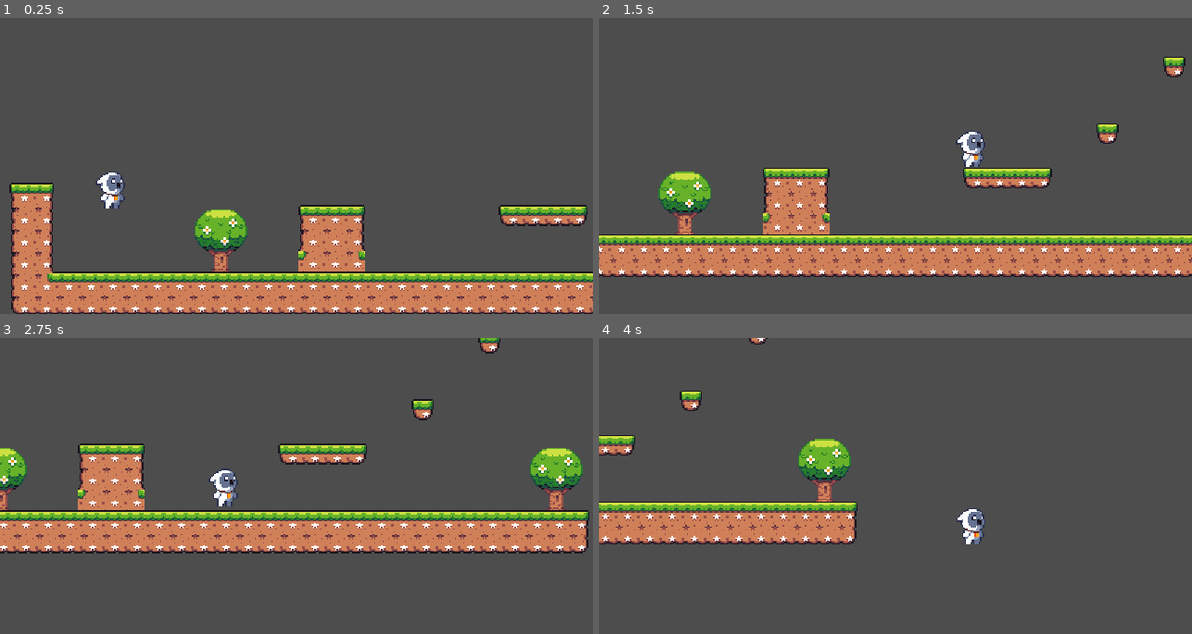
Above: before the commit, frames 1-4 (two rows, left to right).
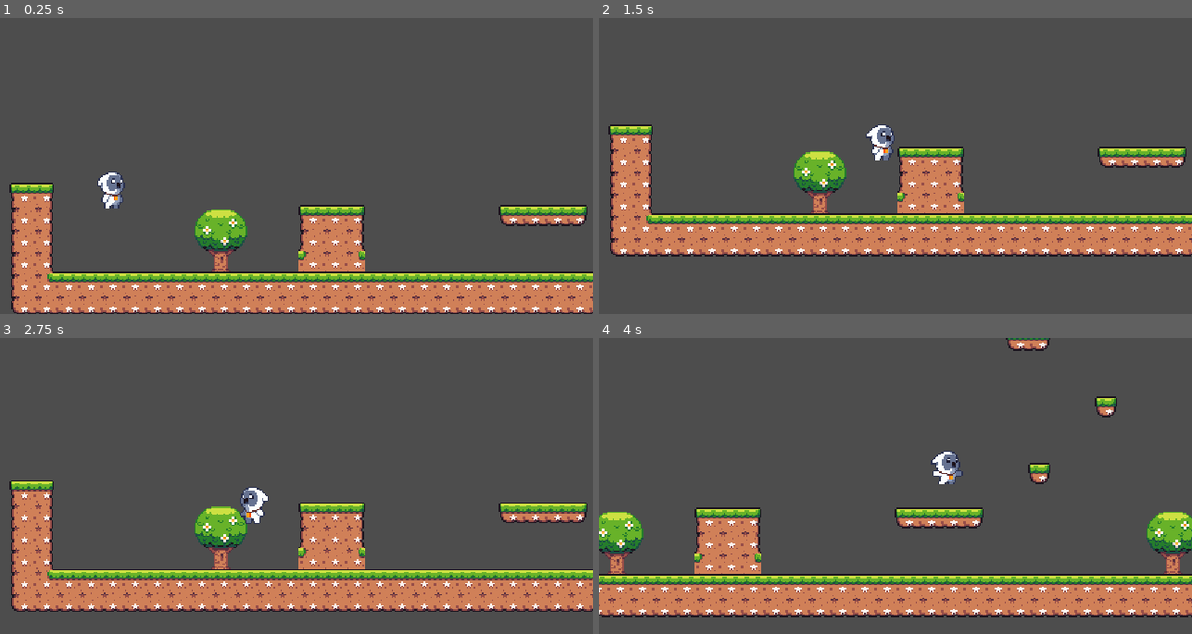
Above: after the commit, the same moments.

Repository: kaaztro/repositorio-KP
Game: Godot game, scene res://Cena Teste 2D.tscn
Two runs of this game, one before a commit and one after it. Both use one fixed random seed, a clock stepped at 60 frames per second and the inputs below. The project has no main scene, so this scene is started directly.
Inputs:
- Up to frame 1 (0.25 s): no input
- Up to frame 2 (1.5 s): tap Enter (ui_accept) at 0.5, 0.6, 0.77, 1.07, 1.35 s; hold D (ui_right) from 0.53 s (still down)
- Up to frame 3 (2.75 s): tap Enter (ui_accept) at 1.52, 1.82, 2.1 s; release D (ui_right) at 2.03 s; hold A (ui_left) from 2.03 s (still down)
- Up to frame 4 (4 s): release A (ui_left) at 2.78 s; hold D (ui_right) from 2.78 s (still down); tap Enter (ui_accept) at 2.85, 3.02, 3.32, 3.6, 3.77 s

The runs differ from the first frame. In frame 1, less than 0.1% of the frame differs, in the area x 16-22%, y 54-64%; in frame 2, 30%; in frame 3, 36%, in the area x 0-100%, y 0-93%; in frame 4, 27%.

Commit message:
Animações de pulo e movimento
Adicionadas movimentações de pulo e movimento. Script player.gs chama  as animações ao movimentar.
Animação prioritária corrige de volta para a animação IDLE quando o player parar de se mover ou não estiver mais pulando.

Diff:
--- a/novo-projeto-teste-pedrones/Cena Teste 2D.tscn
+++ b/novo-projeto-teste-pedrones/Cena Teste 2D.tscn
@@ -9,7 +9,7 @@
 3:1/0 = 0
 3:1/0/physics_layer_0/polygon_0/points = PackedVector2Array(-8, -8, 8, -8, 8, 8, -8, 8)
 4:1/0 = 0
-4:1/0/physics_layer_0/polygon_0/points = PackedVector2Array(-8, -8, 8, -8, 8, 8, -8, 8)
+4:1/0/physics_layer_0/polygon_0/points = PackedVector2Array(-8, -4.3166084, 8, -4.6763268, 8, 8, -8, 8)
 5:1/0 = 0
 5:1/0/physics_layer_0/polygon_0/points = PackedVector2Array(-8, -8, 8, -8, 8, 8, -8, 8)
 11:1/0 = 0
--- a/novo-projeto-teste-pedrones/actors/player.tscn
+++ b/novo-projeto-teste-pedrones/actors/player.tscn
@@ -1,7 +1,11 @@
-[gd_scene load_steps=9 format=3 uid="uid://bp4ehvky5g06h"]
+[gd_scene load_steps=25 format=3 uid="uid://bp4ehvky5g06h"]
 
 [ext_resource type="Script" uid="uid://bg135o4q6nw5u" path="res://scripts/player.gd" id="1_mvpqy"]
 [ext_resource type="Texture2D" uid="uid://dye83uxl3vrpf" path="res://assets/pixel-art-tiny-hero-sprites/Owlet_Monster/Owlet_Monster_Idle_4.png" id="2_1yqc4"]
+[ext_resource type="Texture2D" uid="uid://cqfn47ekcwxu4" path="res://assets/pixel-art-tiny-hero-sprites/Owlet_Monster/Owlet_Monster_Jump_8.png" id="3_esgq3"]
+[ext_resource type="Texture2D" uid="uid://c57fida4vyftf" path="res://assets/pixel-art-tiny-hero-sprites/Owlet_Monster/Owlet_Monster_Run_6.png" id="4_kjkj0"]
+
+[sub_resource type="CapsuleShape2D" id="CapsuleShape2D_i8157"]
 
 [sub_resource type="AtlasTexture" id="AtlasTexture_mqg5i"]
 atlas = ExtResource("2_1yqc4")
@@ -18,6 +22,62 @@
 [sub_resource type="AtlasTexture" id="AtlasTexture_1s3io"]
 atlas = ExtResource("2_1yqc4")
 region = Rect2(96, 0, 32, 32)
+
+[sub_resource type="AtlasTexture" id="AtlasTexture_esgq3"]
+atlas = ExtResource("3_esgq3")
+region = Rect2(0, 0, 32, 32)
+
+[sub_resource type="AtlasTexture" id="AtlasTexture_kjkj0"]
+atlas = ExtResource("3_esgq3")
+region = Rect2(32, 0, 32, 32)
+
+[sub_resource type="AtlasTexture" id="AtlasTexture_tue77"]
+atlas = ExtResource("3_esgq3")
+region = Rect2(64, 0, 32, 32)
+
+[sub_resource type="AtlasTexture" id="AtlasTexture_33vod"]
+atlas = ExtResource("3_esgq3")
+region = Rect2(96, 0, 32, 32)
+
+[sub_resource type="AtlasTexture" id="AtlasTexture_er1rk"]
+atlas = ExtResource("3_esgq3")
+region = Rect2(128, 0, 32, 32)
+
+[sub_resource type="AtlasTexture" id="AtlasTexture_e7yfm"]
+atlas = ExtResource("3_esgq3")
+region = Rect2(160, 0, 32, 32)
+
+[sub_resource type="AtlasTexture" id="AtlasTexture_ua707"]
+atlas = ExtResource("3_esgq3")
+region = Rect2(192, 0, 32, 32)
+
+[sub_resource type="AtlasTexture" id="AtlasTexture_rkwqa"]
+atlas = ExtResource("3_esgq3")
+region = Rect2(224, 0, 32, 32)
+
+[sub_resource type="AtlasTexture" id="AtlasTexture_31m4k"]
+atlas = ExtResource("4_kjkj0")
+region = Rect2(0, 0, 32, 32)
+
+[sub_resource type="AtlasTexture" id="AtlasTexture_opp7g"]
+atlas = ExtResource("4_kjkj0")
+region = Rect2(32, 0, 32, 32)
+
+[sub_resource type="AtlasTexture" id="AtlasTexture_jglmw"]
+atlas = ExtResource("4_kjkj0")
+region = Rect2(64, 0, 32, 32)
+
+[sub_resource type="AtlasTexture" id="AtlasTexture_bncfn"]
+atlas = ExtResource("4_kjkj0")
+region = Rect2(96, 0, 32, 32)
+
+[sub_resource type="AtlasTexture" id="AtlasTexture_77ki2"]
+atlas = ExtResource("4_kjkj0")
+region = Rect2(128, 0, 32, 32)
+
+[sub_resource type="AtlasTexture" id="AtlasTexture_ya2v2"]
+atlas = ExtResource("4_kjkj0")
+region = Rect2(160, 0, 32, 32)
 
 [sub_resource type="SpriteFrames" id="SpriteFrames_d4cje"]
 animations = [{
@@ -37,9 +97,59 @@
 "loop": true,
 "name": &"idle",
 "speed": 5.0
+}, {
+"frames": [{
+"duration": 1.0,
+"texture": SubResource("AtlasTexture_esgq3")
+}, {
+"duration": 1.0,
+"texture": SubResource("AtlasTexture_kjkj0")
+}, {
+"duration": 1.0,
+"texture": SubResource("AtlasTexture_tue77")
+}, {
+"duration": 1.0,
+"texture": SubResource("AtlasTexture_33vod")
+}, {
+"duration": 1.0,
+"texture": SubResource("AtlasTexture_er1rk")
+}, {
+"duration": 1.0,
+"texture": SubResource("AtlasTexture_e7yfm")
+}, {
+"duration": 1.0,
+"texture": SubResource("AtlasTexture_ua707")
+}, {
+"duration": 1.0,
+"texture": SubResource("AtlasTexture_rkwqa")
+}],
+"loop": true,
+"name": &"jump",
+"speed": 7.0
+}, {
+"frames": [{
+"duration": 1.0,
+"texture": SubResource("AtlasTexture_31m4k")
+}, {
+"duration": 1.0,
+"texture": SubResource("AtlasTexture_opp7g")
+}, {
+"duration": 1.0,
+"texture": SubResource("AtlasTexture_jglmw")
+}, {
+"duration": 1.0,
+"texture": SubResource("AtlasTexture_bncfn")
+}, {
+"duration": 1.0,
+"texture": SubResource("AtlasTexture_77ki2")
+}, {
+"duration": 1.0,
+"texture": SubResource("AtlasTexture_ya2v2")
+}],
+"loop": true,
+"name": &"run",
+"speed": 7.0
 }]
-
-[sub_resource type="CapsuleShape2D" id="CapsuleShape2D_i8157"]
 
 [node name="player" type="CharacterBody2D"]
 position = Vector2(249, 71)
@@ -47,20 +157,24 @@
 collision_mask = 2
 script = ExtResource("1_mvpqy")
 
-[node name="AnimatedSprite2D" type="AnimatedSprite2D" parent="."]
-position = Vector2(26, 5)
-sprite_frames = SubResource("SpriteFrames_d4cje")
-animation = &"idle"
-autoplay = "idle"
-frame_progress = 0.93188953
-
 [node name="collision" type="CollisionShape2D" parent="."]
+visible = false
 position = Vector2(26, 9)
 shape = SubResource("CapsuleShape2D_i8157")
 
 [node name="Camera2D" type="Camera2D" parent="."]
+visible = false
 position = Vector2(24, 9)
 zoom = Vector2(1.5, 1.5)
 limit_left = -70
 position_smoothing_enabled = true
 editor_draw_limits = true
+
+[node name="AnimatedSprite2D" type="AnimatedSprite2D" parent="."]
+position = Vector2(26, 5)
+sprite_frames = SubResource("SpriteFrames_d4cje")
+animation = &"jump"
+autoplay = "idle"
+frame_progress = 0.26510766
+
+[node name="animator" type="AnimationPlayer" parent="."]
--- a/novo-projeto-teste-pedrones/scripts/player.gd
+++ b/novo-projeto-teste-pedrones/scripts/player.gd
@@ -1,9 +1,12 @@
 extends CharacterBody2D
 
 
-const SPEED = 300.0
-const JUMP_FORCE = -400.0
+const SPEED = 200.0
+const JUMP_FORCE = -350.0
 
+var is_jumping := false
+
+@onready var movementAnim := $AnimatedSprite2D as AnimatedSprite2D
 
 func _physics_process(delta: float) -> void:
 	# Add the gravity.
@@ -15,13 +18,26 @@
 	if Input.is_action_just_pressed("ui_accept") and is_on_floor():
 		velocity.y = JUMP_FORCE
 		#verifica se o botão de pulo foi pressionado e se o player esta no chão, e aplica gravidade negativa (pulo)
+		is_jumping = true
+	elif is_on_floor():
+		is_jumping = false
 
 	# Get the input direction and handle the movement/deceleration.
 	# As good practice, you should replace UI actions with custom gameplay actions.
-	var direction := Input.get_axis("ui_left", "ui_right")
-	if direction:
-		velocity.x = direction * SPEED
+	# Movement
+	var direction = Input.get_axis("ui_left", "ui_right")
+
+	velocity.x = direction * SPEED
+
+	if direction != 0:
+		movementAnim.scale.x = direction
+
+	# ANIMAÇÃO PRIORITÁRIA
+	if is_jumping:
+		movementAnim.play("jump")
+	elif direction != 0:
+		movementAnim.play("run")
 	else:
-		velocity.x = move_toward(velocity.x, 0, SPEED)
+		movementAnim.play("idle")
 
 	move_and_slide()
